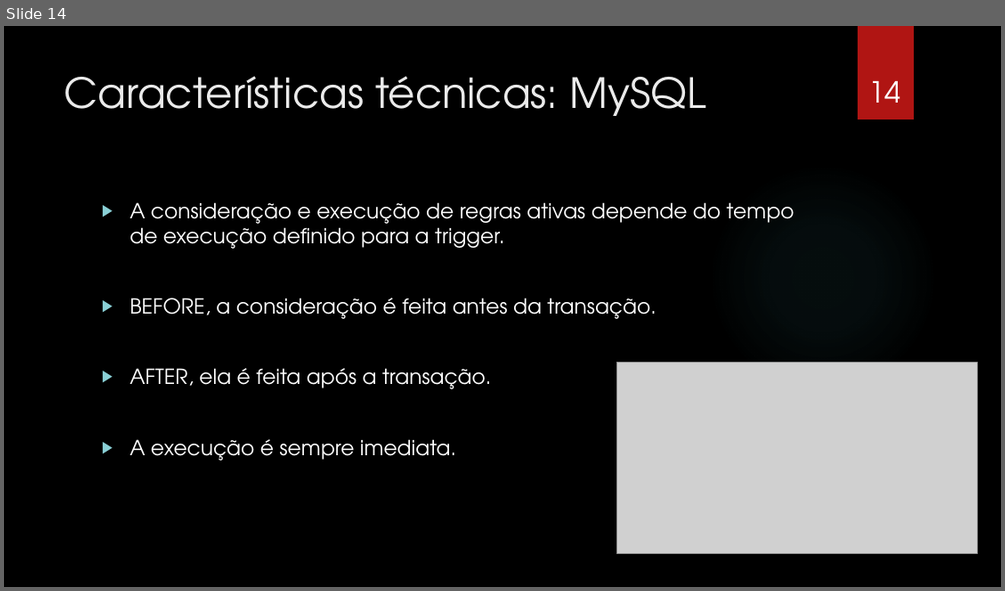
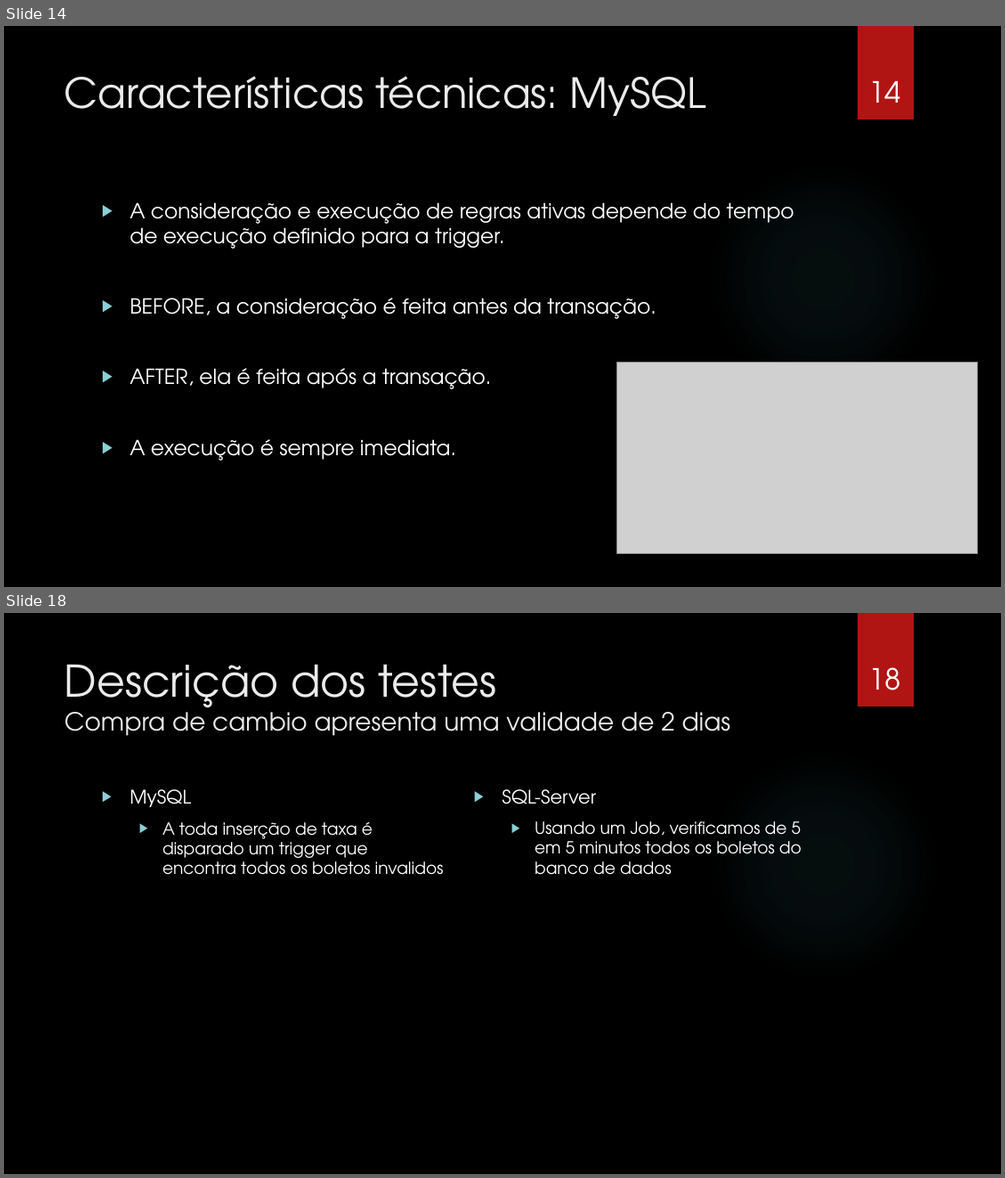
Before and after one commit to gorobaum/t2bd, a slide deck: apresentacao.pptx. Shown one above the other, each under a label of ours: slide 14 before the commit, slides 14 and 18 after it; the slides between them are not shown. The pictures are 1005x591 and 1005x1178 pixels, drawn with LibreOffice and Linux fonts; fonts in the diff are those of the drawing; grey boxes stand for pictures; background and template pictures are left out. Boxes give left, top, right and bottom in pixels: in the first picture for what was removed or moved away, otherwise in the second. Text is boxed around its words. In the diff, an @@ line names an element or a change of style, - is before the commit and + after.

```diff
--- a/apresentacao.pptx
+++ b/apresentacao.pptx
@@ slide 18 added at (4, 613, 1001, 1174), background picture (left out); not listed: 2 template elements that a slide beside it also shows @@
@@ title added at (65, 664, 731, 736), 24 pt, text #EBEBEB @@
+Descrição dos testes
+Compra de cambio apresenta uma validade de 2 dias
@@ page number added at (868, 667, 900, 690), 28 pt, text #FFFFFF @@
+18
@@ text added at (129, 789, 444, 875), 16 pt, text #FFFFFF @@
+▶ MySQL
+  ▶ A toda inserção de taxa é disparado um trigger que encontra todos os boletos invalidos
@@ text added at (502, 789, 801, 875), 16 pt, text #FFFFFF @@
+▶ SQL-Server
+  ▶ Usando um Job, verificamos de 5 em 5 minutos todos os boletos do banco de dados
```
Also in this commit, not shown: 9 slides changed, 2 other slides added, 2 slides removed.
